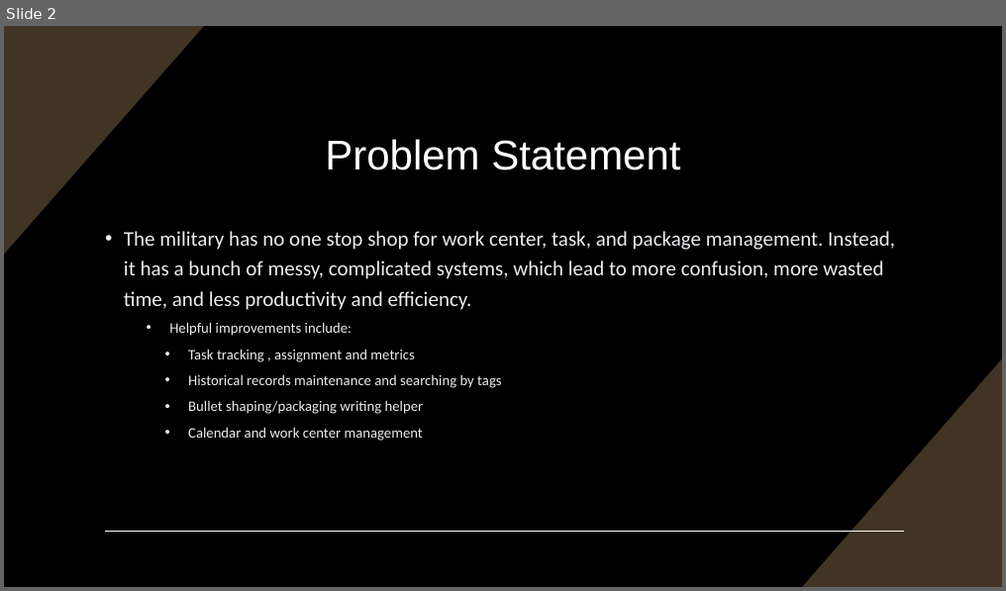
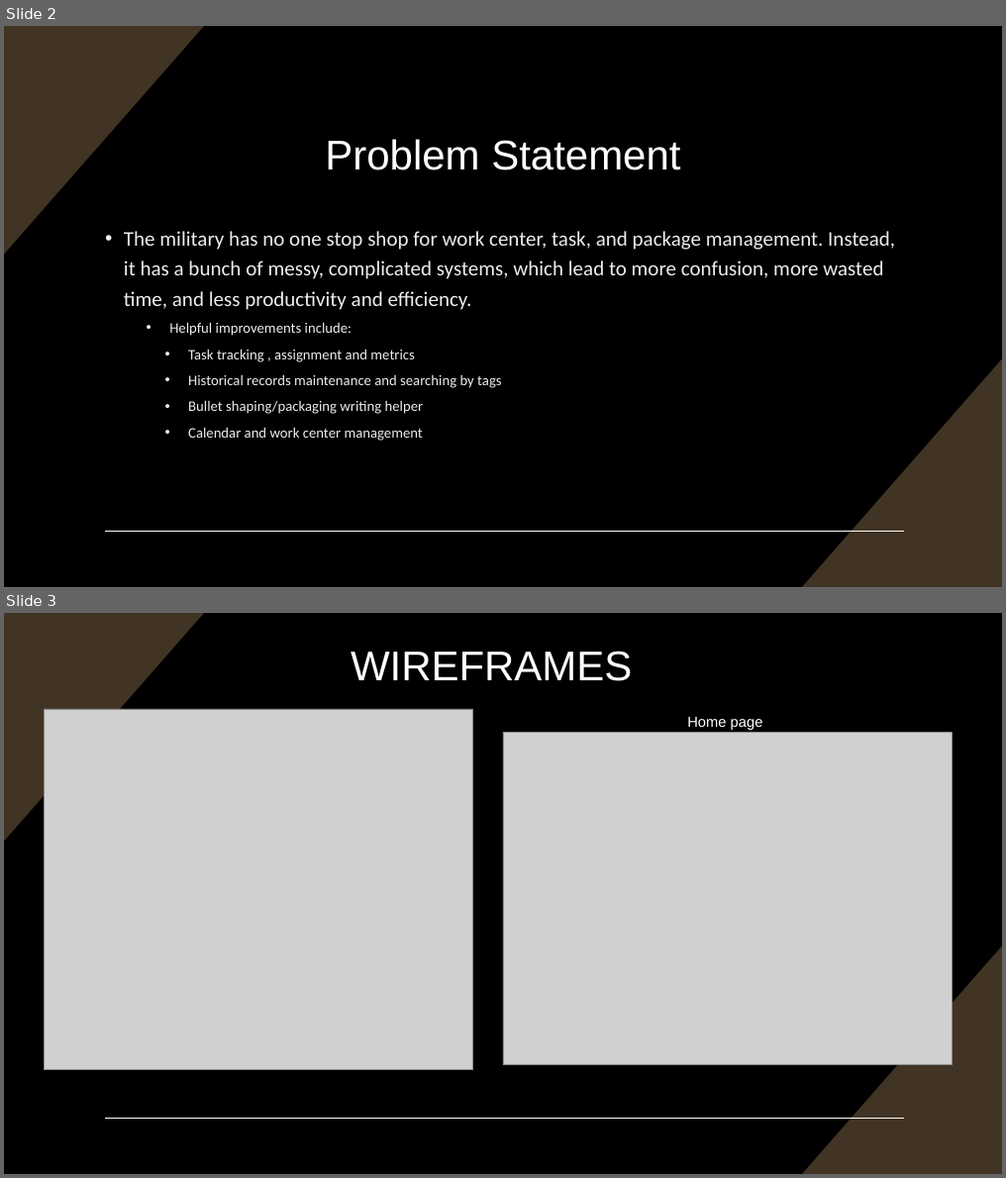
Before and after one commit to isaacmayard/sdi-blended-capstone, a slide deck: Group B Capstone.pptx. Shown one above the other, each under a label of ours: slide 2 before the commit, slides 2 and 3 after it. The pictures are 1006x591 and 1006x1178 pixels, drawn with LibreOffice and Linux fonts; fonts in the diff are those of the drawing; grey boxes stand for pictures. Boxes give left, top, right and bottom in pixels: in the first picture for what was removed or moved away, otherwise in the second. Text is boxed around its words. In the diff, an @@ line names an element or a change of style, - is before the commit and + after.

```diff
--- a/Group B Capstone.pptx
+++ b/Group B Capstone.pptx
@@ slide 3 added at [4,613,1002,1174], background #000000; not listed: 3 template elements that a slide beside it also shows @@
@@ title added at [350,651,632,681], 40 pt, text #FFFFFF @@
+WIREFRAMES
@@ picture added at [44,709,472,1069] @@
@@ text added at [687,717,763,730], 14 pt, text #FFFFFF @@
+Home page
@@ picture added at [503,732,952,1065] @@
```
Also in this commit, not shown: 8 other slides added, 4 other files.
